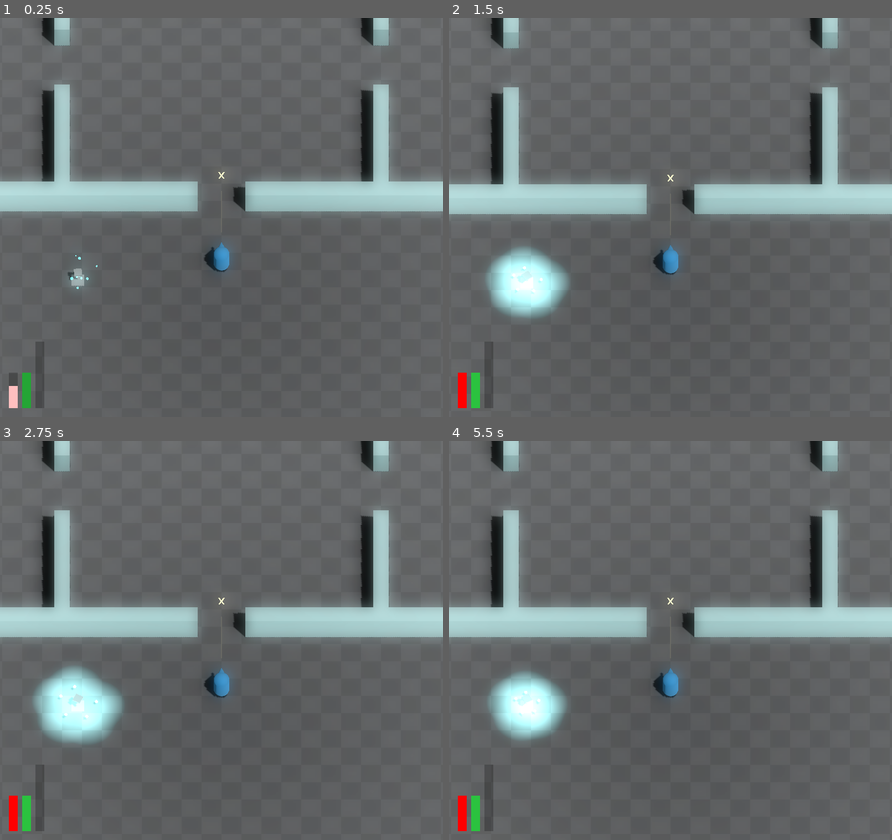
Above: before the commit, frames 1-4 (two rows, left to right).
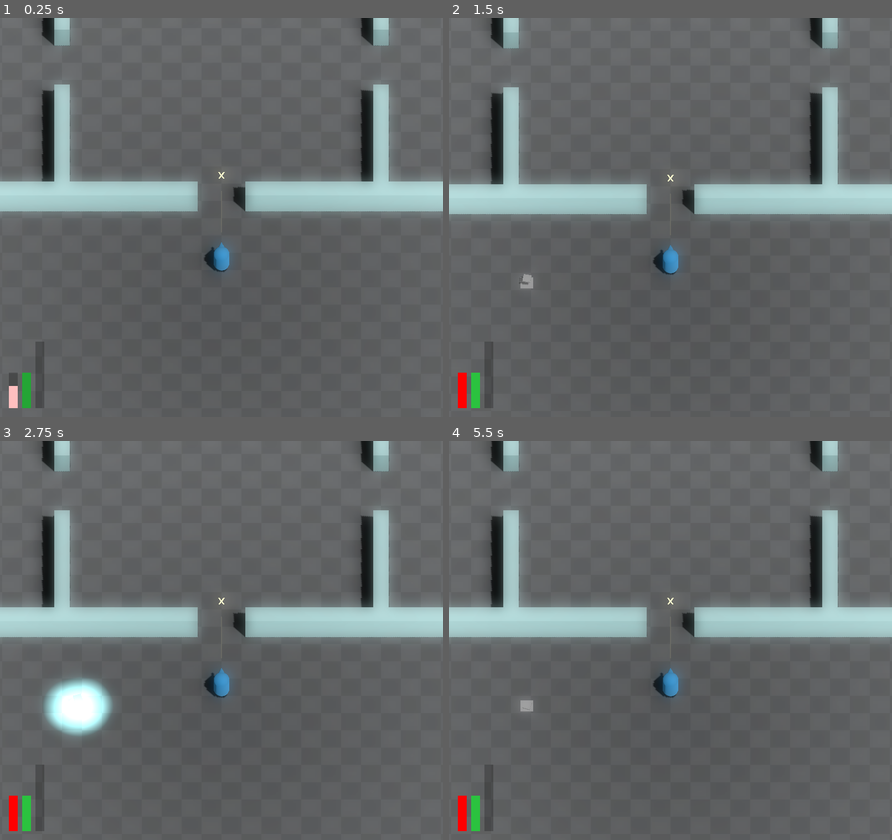
Above: after the commit, the same moments.

Repository: JackEvans24/bullet-absorb
Game: Godot game, scene res://scenes/main.tscn
Same seed, same stepped clock (60 frames per second), same inputs: the game is played once before the commit and once after it.
Inputs:
- Up to frame 1 (0.25 s): no input
- Up to frame 2 (1.5 s): no input
- Up to frame 3 (2.75 s): tap Enter at 2 s
- Up to frame 4 (5.5 s): tap Escape (restart) at 4.25 s

The runs differ from the first frame. In frame 1, 0.1% of the frame differs, in the area x 15-22%, y 59-68%; in frame 2, 2.6%, in the area x 8-28%, y 57-76%; in frame 3, 2.4%; in frame 4, 2.4%.

Commit message:
feat: add generator intro animation and customisable power count

Diff:
--- a/prefabs/power/power_generator.tscn
+++ b/prefabs/power/power_generator.tscn
@@ -35,8 +35,62 @@
 radius = 0.1
 height = 0.2
 
+[sub_resource type="Animation" id="Animation_fo15n"]
+resource_name = "start"
+length = 2.0
+tracks/0/type = "value"
+tracks/0/imported = false
+tracks/0/enabled = true
+tracks/0/path = NodePath("Pivot/Base:position")
+tracks/0/interp = 1
+tracks/0/loop_wrap = true
+tracks/0/keys = {
+"times": PackedFloat32Array(0, 0.5),
+"transitions": PackedFloat32Array(-2, 1),
+"update": 0,
+"values": [Vector3(0, -0.2, 0), Vector3(0, 0, 0)]
+}
+tracks/1/type = "value"
+tracks/1/imported = false
+tracks/1/enabled = true
+tracks/1/path = NodePath("Pivot/Head:position")
+tracks/1/interp = 1
+tracks/1/loop_wrap = true
+tracks/1/keys = {
+"times": PackedFloat32Array(0, 0.8, 2),
+"transitions": PackedFloat32Array(1, -2, 1),
+"update": 0,
+"values": [Vector3(0, -0.2, 0), Vector3(0, -0.2, 0), Vector3(0, 1, 0)]
+}
+tracks/2/type = "value"
+tracks/2/imported = false
+tracks/2/enabled = true
+tracks/2/path = NodePath("Pivot/Head:rotation")
+tracks/2/interp = 1
+tracks/2/loop_wrap = true
+tracks/2/keys = {
+"times": PackedFloat32Array(0, 2),
+"transitions": PackedFloat32Array(1, 1),
+"update": 0,
+"values": [Vector3(0, 0.785398, 0), Vector3(0, 1.5708, 0)]
+}
+tracks/3/type = "method"
+tracks/3/imported = false
+tracks/3/enabled = true
+tracks/3/path = NodePath(".")
+tracks/3/interp = 1
+tracks/3/loop_wrap = true
+tracks/3/keys = {
+"times": PackedFloat32Array(2),
+"transitions": PackedFloat32Array(1),
+"values": [{
+"args": [],
+"method": &"_on_start_animation_complete"
+}]
+}
+
 [sub_resource type="Animation" id="Animation_0en0q"]
-resource_name = "power_generator_idle"
+resource_name = "idle"
 length = 4.0
 loop_mode = 1
 tracks/0/type = "value"
@@ -66,7 +120,8 @@
 
 [sub_resource type="AnimationLibrary" id="AnimationLibrary_o3sd2"]
 _data = {
-"power_generator_idle": SubResource("Animation_0en0q")
+"idle": SubResource("Animation_0en0q"),
+"start": SubResource("Animation_fo15n")
 }
 
 [node name="PowerGenerator" type="Node3D"]
@@ -92,7 +147,7 @@
 skeleton = NodePath("../..")
 
 [node name="Head" type="MeshInstance3D" parent="Pivot"]
-transform = Transform3D(-4.37114e-08, 0, 1, 0, 1, 0, -1, 0, -4.37114e-08, 0, 1, 0)
+transform = Transform3D(0.707106, 0, 0.707108, 0, 1, 0, -0.707108, 0, 0.707106, 0, 0.9, 0)
 mesh = SubResource("BoxMesh_wd12u")
 skeleton = NodePath("../..")
 
@@ -109,11 +164,11 @@
 process_material = SubResource("ParticleProcessMaterial_6vtgr")
 draw_pass_1 = SubResource("SphereMesh_fhuju")
 
-[node name="AnimationPlayer" type="AnimationPlayer" parent="."]
+[node name="Animator" type="AnimationPlayer" parent="."]
 libraries = {
 "": SubResource("AnimationLibrary_o3sd2")
 }
-autoplay = "power_generator_idle"
+autoplay = "start"
 
 [node name="DropPower" parent="." instance=ExtResource("4_b084a")]
 transform = Transform3D(1, 0, 0, 0, 1, 0, 0, 0, 1, 0, 0.5, 0)
--- a/scenes/main.tscn
+++ b/scenes/main.tscn
@@ -83,3 +83,5 @@
 
 [node name="PowerGenerator" parent="." instance=ExtResource("9_cyv5f")]
 transform = Transform3D(1, 0, 0, 0, 1, 0, 0, 0, 1, -9, 0, 6)
+cooldown = 2.0
+power_count = 10
--- a/scripts/mechanics/power_generator.gd
+++ b/scripts/mechanics/power_generator.gd
@@ -2,14 +2,24 @@
 extends Node3D
 
 @export var cooldown: float = 0.3
-@export var power_check_time: float = 0.1
+@export var power_count: int = 5
+@export var power_check_timer: float = 0.3
 
 @onready var power_check_area: Area3D = $PowerCheckArea
 @onready var spawn_point: Node3D = $SpawnPoint
 @onready var particles: GPUParticles3D = $SpawnParticles
 @onready var drop_power: DropPower = $DropPower
+@onready var animation: AnimationPlayer = $Animator
 
-var can_spawn := true
+var can_spawn := false
+var needs_cooldown := false
+
+func _ready():
+    drop_power.power_drop_count = power_count
+
+func _on_start_animation_complete():
+    can_spawn = true
+    animation.play("idle")
 
 func _process(_delta):
     if power_check_area.has_overlapping_areas():
@@ -22,12 +32,16 @@
         return
     can_spawn = false
 
+    if needs_cooldown:
+        await get_tree().create_timer(cooldown).timeout
+
     particles.restart()
 
-    await get_tree().create_timer(cooldown).timeout
+    await get_tree().create_timer(particles.lifetime).timeout
 
     drop_power.drop_all_power()
 
-    await get_tree().create_timer(power_check_time).timeout
+    await get_tree().create_timer(power_check_timer).timeout
 
+    needs_cooldown = true
     can_spawn = true
Not shown: 1 places in prefabs/power/power_generator.tscn that only renumber resources
